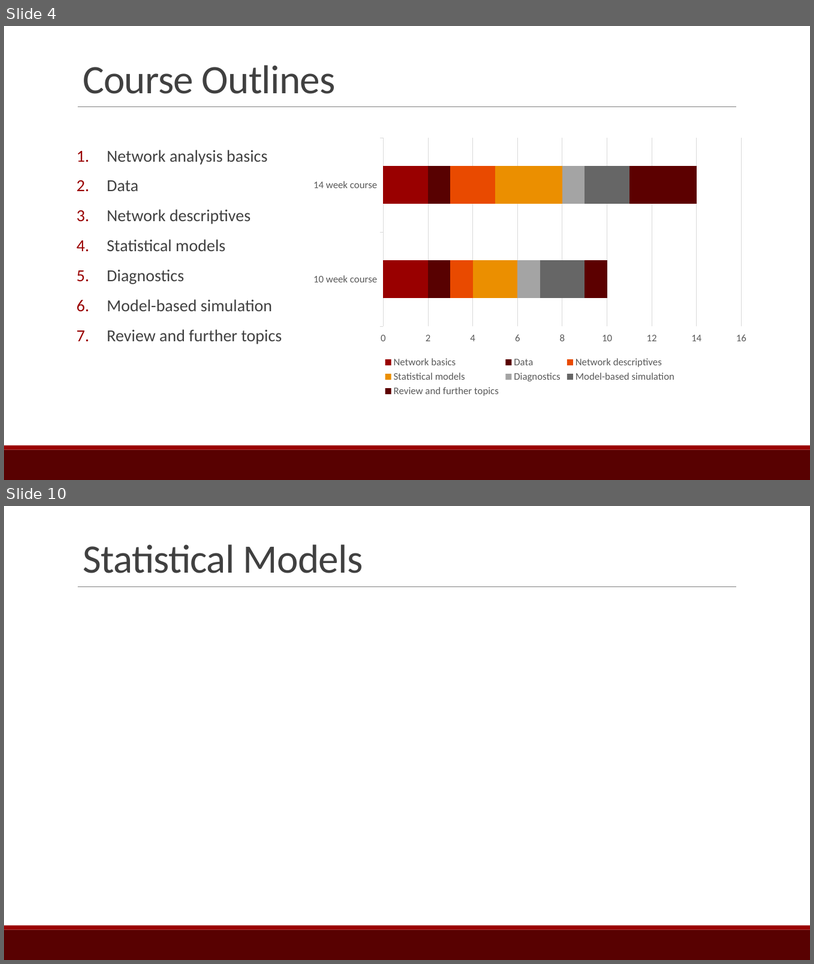
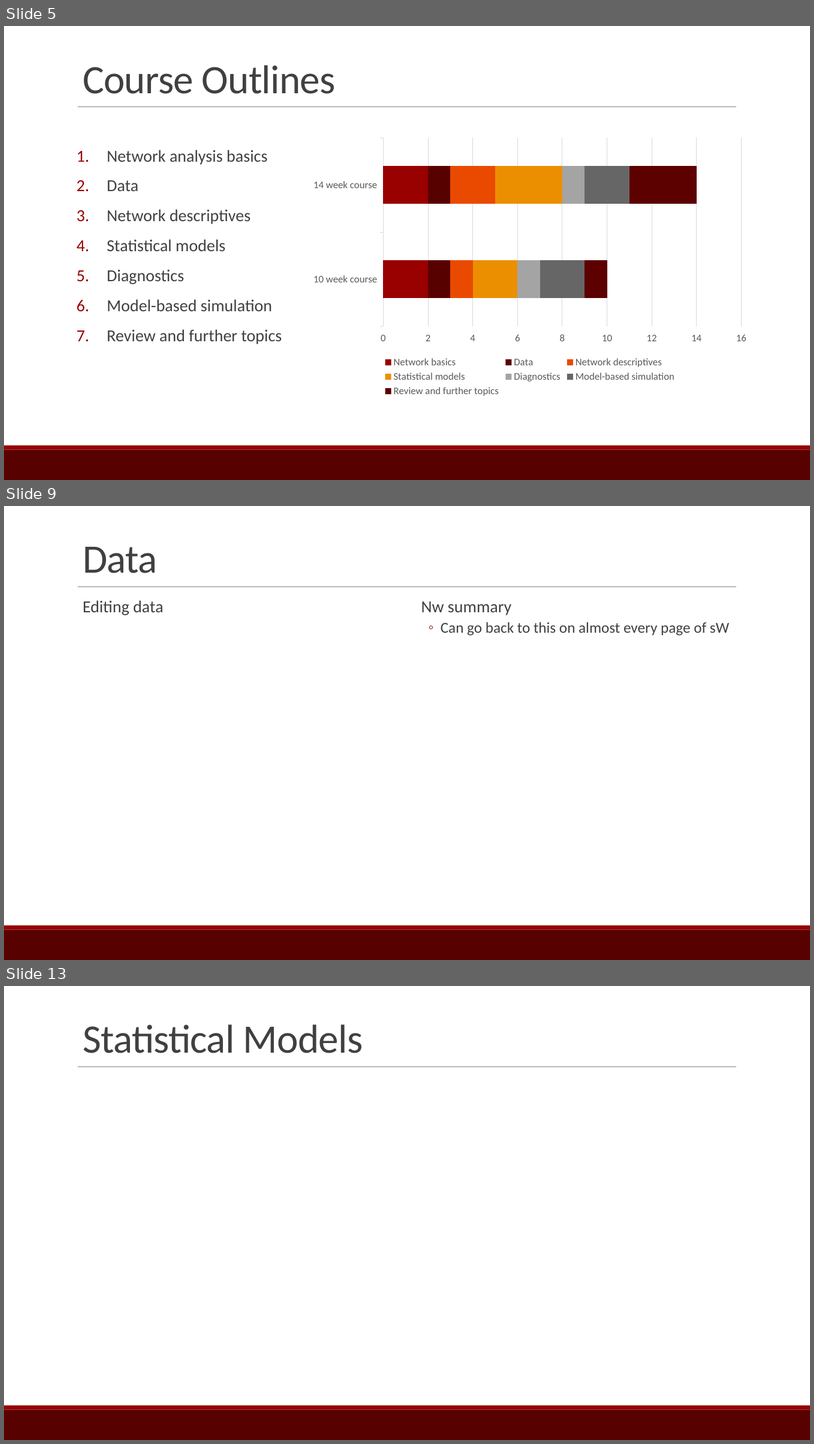
Before and after one commit to ebey/sunbelt2015, a slide deck: statnetWeb_slides.pptx. Shown one above the other, each under a label of ours: slides 4 and 10 before the commit, slides 5, 9 and 13 after it; the slides between them are not shown. The pictures are 814x964 and 814x1444 pixels, drawn with LibreOffice and Linux fonts; fonts in the diff are those of the drawing. Boxes give left, top, right and bottom in pixels: in the first picture for what was removed or moved away, otherwise in the second. Text is boxed around its words. In the diff, an @@ line names an element or a change of style, - is before the commit and + after.

```diff
--- a/statnetWeb_slides.pptx
+++ b/statnetWeb_slides.pptx
@@ slide 9 added at bbox=[4, 506, 810, 960], background #FFFFFF; not listed: 3 template elements that a slide beside it also shows @@
@@ title added at bbox=[83, 547, 158, 573], 48 pt, text #404040 @@
+Data
@@ text added at bbox=[83, 600, 163, 615], 20 pt, text #404040 @@
+  Editing data
@@ text added at bbox=[422, 601, 729, 636], 18 pt, text #404040 @@
+  Nw summary
+  ◦ Can go back to this on almost every page of sW
@@ what was slide 4 is now slide 5 @@
@@ what was slide 10 is now slide 13 @@
```
Also in this commit, not shown: 6 slides changed, 2 other slides added, 2 other files.
